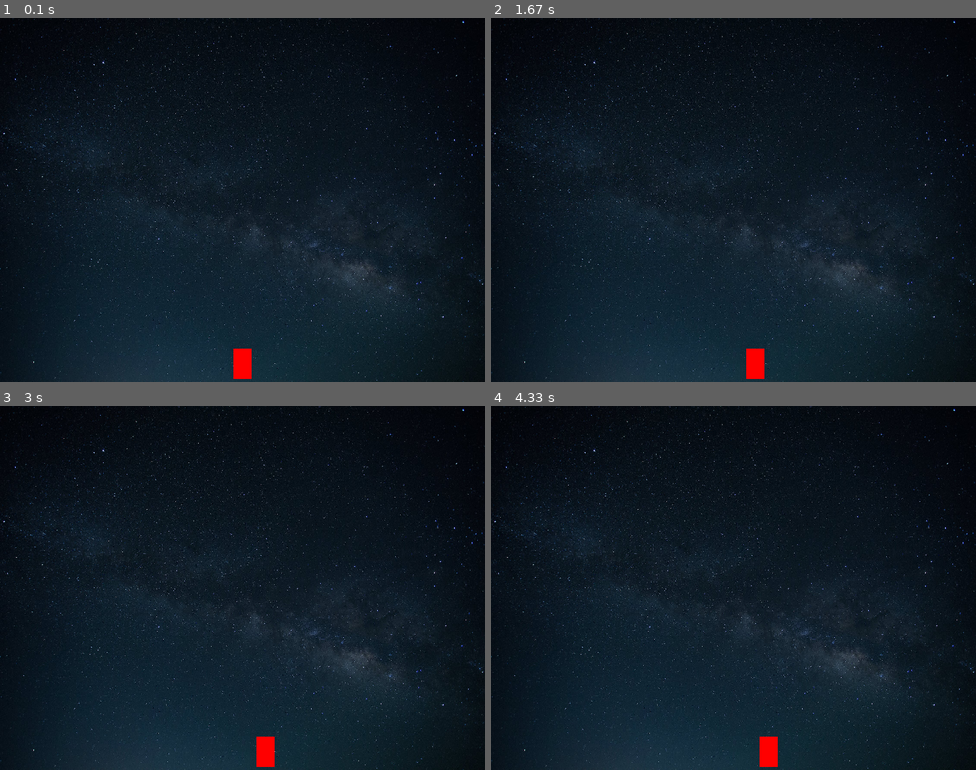
Above: before the commit, frames 1-4 (two rows, left to right).
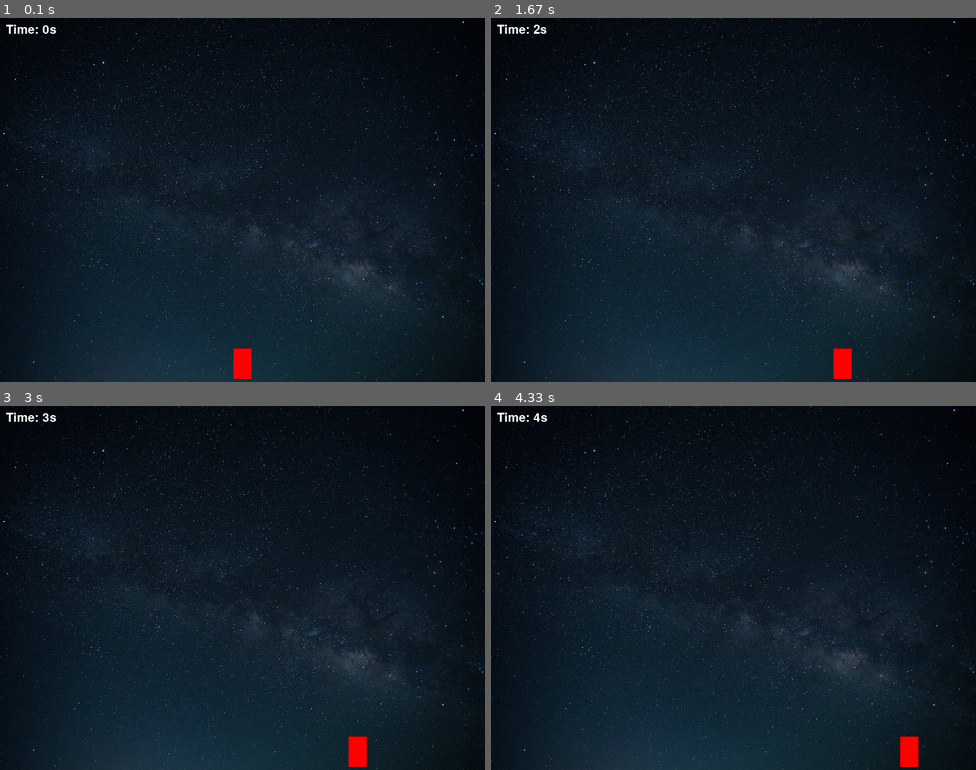
Above: after the commit, the same moments.

Repository: PraddyumnYadav/pygame-tutorial
Game: pygame game, started from main.py
Two runs of this game, one before a commit and one after it. Both use one fixed random seed, a clock stepped at 60 frames per second and the inputs below.
Inputs:
- Up to frame 1 (0.1 s): no input
- Up to frame 2 (1.67 s): hold Right 0.33-0.8 s; hold Right 0.83-1.3 s; hold Left from 1.33 s (still down)
- Up to frame 3 (3 s): release Left at 1.87 s; hold Left 1.9-2.3 s; hold Right 2.33-2.97 s
- Up to frame 4 (4.33 s): hold Left 3-3.47 s; hold Right 3.5-3.97 s; hold Right from 4 s (still down)

The runs differ from the first frame. In frame 1, 0.1% of the frame differs, in the area x 1-12%, y 1-5%; in frame 2, 0.7%, in the area x 1-75%, y 1-100%; in frame 3, 0.7%; in frame 4, 0.7%.

Commit message:
Add Time to the Game.

Diff:
--- a/main.py
+++ b/main.py
@@ -1,7 +1,10 @@
 import pygame
 import time
 import random
+pygame.font.init()
 
+
+# Set Global Variables
 WIDTH, HEIGHT = 800, 600
 WIN = pygame.display.set_mode((WIDTH, HEIGHT))
 pygame.display.set_caption("Space Dodge")
@@ -10,11 +13,15 @@
 
 PLAYER_WIDTH = 30
 PLAYER_HEIGHT = 50
-PLAYER_VEL = 1 # Player Velocity
+PLAYER_VEL = 5 # Player Velocity
 
+FONT = pygame.font.SysFont("comicsans", 30)
 
-def draw(player):
+def draw(player, elapsed_time):
     WIN.blit(BG, (0, 0))
+
+    time_text = FONT.render(f"Time: {round(elapsed_time)}s", 1, "white")
+    WIN.blit(time_text, (10, 10))
 
     pygame.draw.rect(WIN, "red", player)
 
@@ -23,15 +30,19 @@
 
 def main():
     run = True
-
     player = pygame.Rect(
         int((WIDTH / 2) - (PLAYER_WIDTH / 2)),
         HEIGHT - PLAYER_HEIGHT - 5,
         PLAYER_WIDTH,
         PLAYER_HEIGHT,
     )
+    clock = pygame.time.Clock()
+    start_time = time.time()
+    elapsed_time = 0
 
     while run:
+        clock.tick(60)
+        elapsed_time = time.time() - start_time
         for event in pygame.event.get():
             if event.type == pygame.QUIT:
                 run = False
@@ -43,7 +54,7 @@
         if keys[pygame.K_RIGHT] and (player.x+PLAYER_VEL) < WIDTH-PLAYER_WIDTH-5:
             player.x += PLAYER_VEL
 
-        draw(player)
+        draw(player, elapsed_time)
 
     pygame.quit()
 
